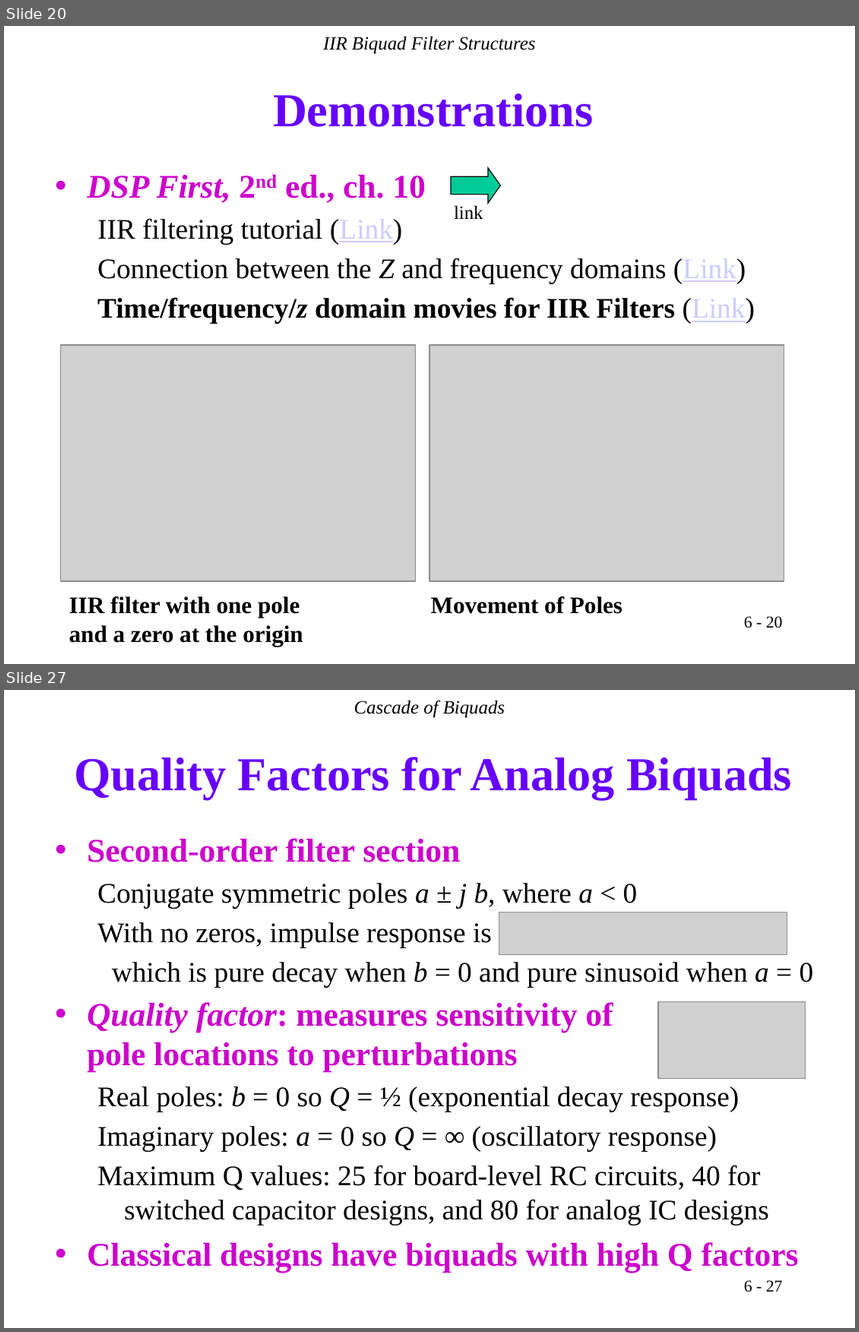
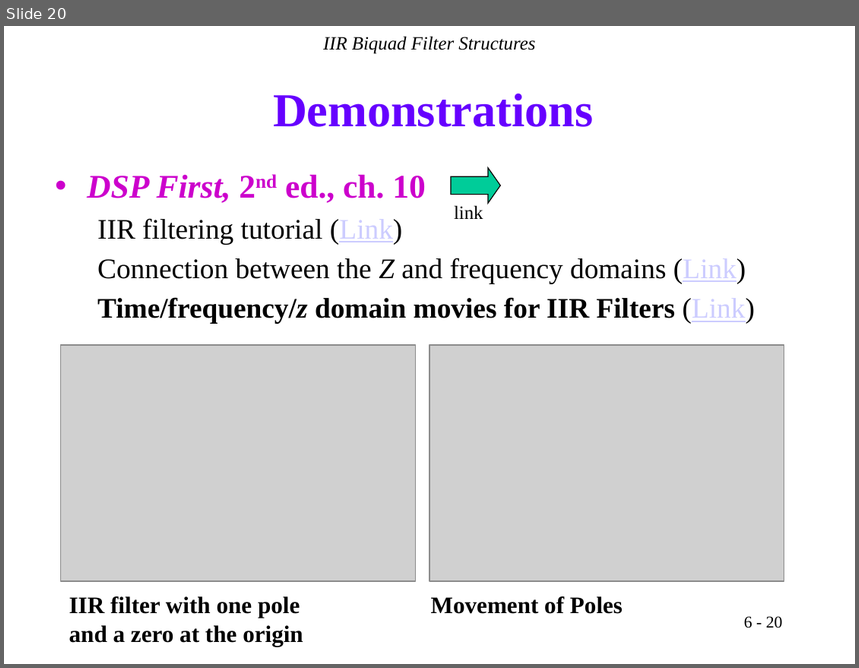
Before and after one commit to Real-Time-DSP/lectures, a slide deck: docs/_static/IIR.pptx. Shown one above the other, each under a label of ours: slides 20 and 27 before the commit, slide 20 after it; the slides between them are not shown. The pictures are 859x1332 and 859x668 pixels, drawn with LibreOffice and Linux fonts; fonts in the diff are those of the drawing; grey boxes stand for pictures. Boxes give left, top, right and bottom in pixels: in the first picture for what was removed or moved away, otherwise in the second. Text is boxed around its words. In the diff, an @@ line names an element or a change of style, - is before the commit and + after.

```diff
--- a/docs/_static/IIR.pptx
+++ b/docs/_static/IIR.pptx
@@ slide 27 removed at (4,690,855,1328), background #FFFFFF @@
@@ text removed at (354,700,505,718) @@
-Cascade of Biquads
@@ title removed at (74,757,792,799) @@
-Quality Factors for Analog Biquads
@@ text removed at (87,838,814,987) @@
-• Second-order filter section
-  Conjugate symmetric poles a ± j b, where a < 0
-  With no zeros, impulse response is
-  which is pure decay when b = 0 and pure sinusoid when a = 0
@@ picture removed at (500,912,787,954) @@
@@ text removed at (87,1002,769,1225) @@
-• Quality factor: measures sensitivity of
-  pole locations to perturbations
-  Real poles: b = 0 so Q = ½ (exponential decay response)
-  Imaginary poles: a = 0 so Q = ∞ (oscillatory response)
-  Maximum Q values: 25 for board-level RC circuits, 40 for switched capacitor designs, and 80 for analog IC designs
@@ picture removed at (658,1002,806,1079) @@
@@ text removed at (87,1243,799,1273) @@
-• Classical designs have biquads with high Q factors
@@ page number removed at (744,1281,783,1293) @@
-6 - 27
```
Also in this commit, not shown: 6 slides changed, 16 other slides removed.
